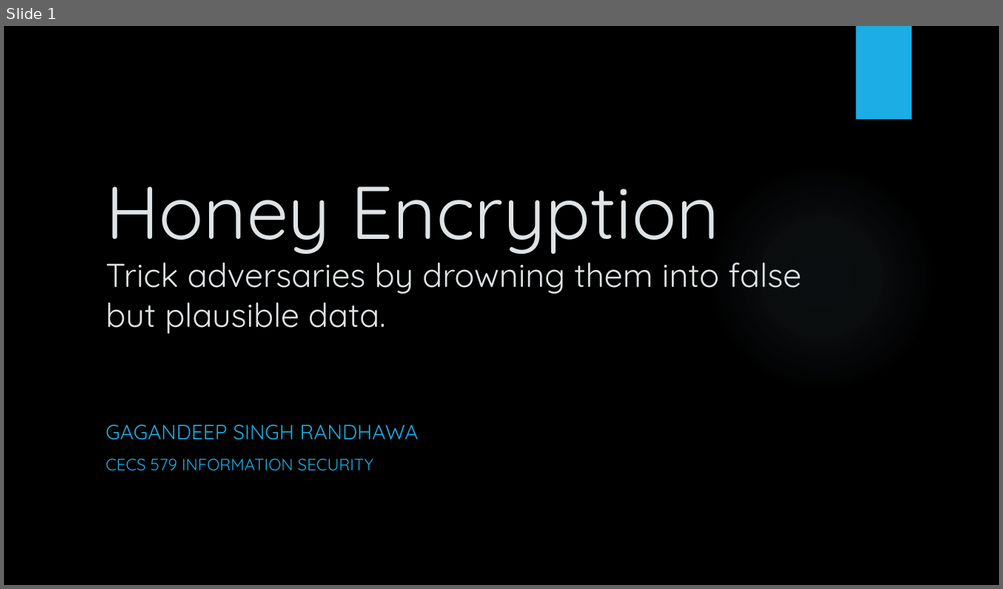
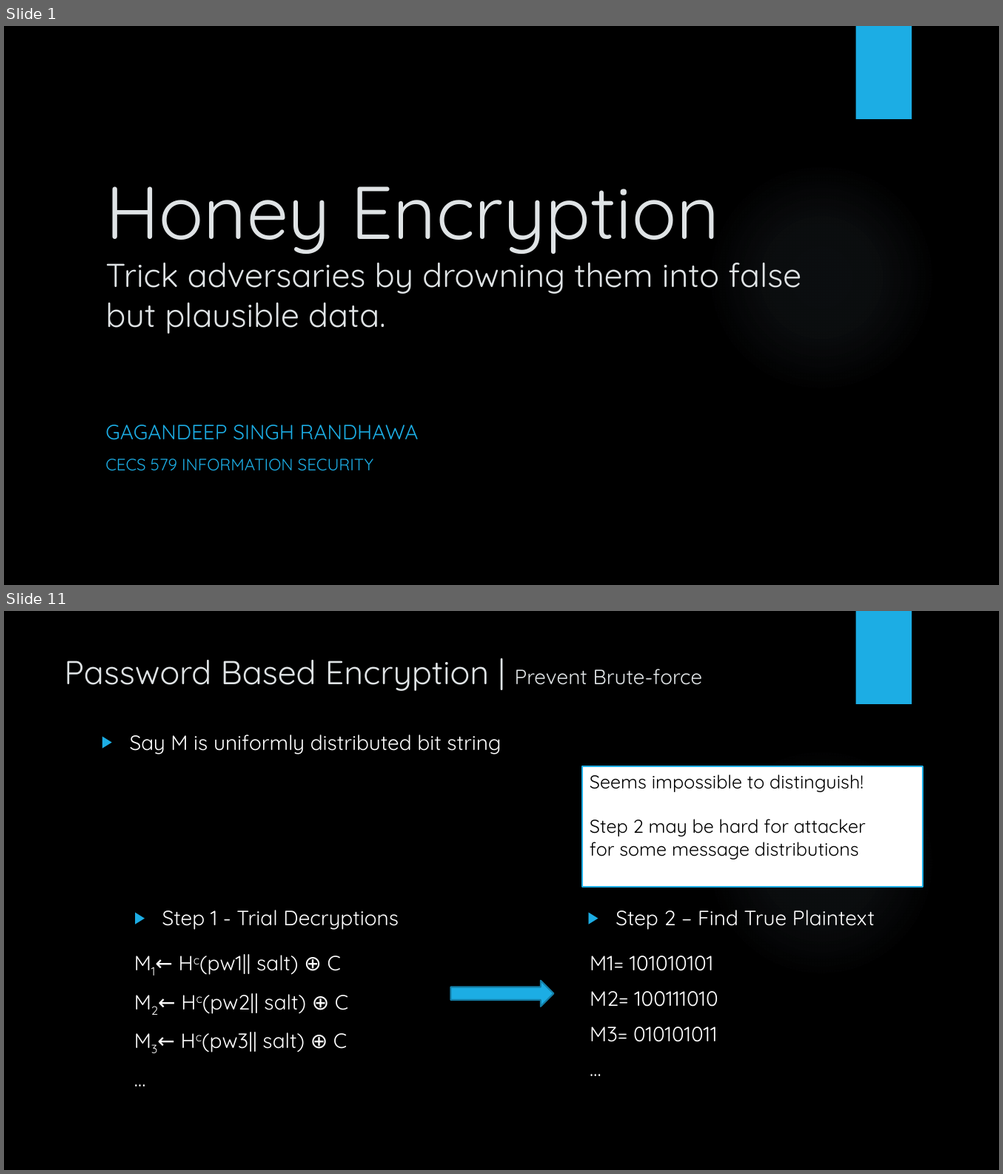
Before and after one commit to gagandeep7717/SecureCall, a slide deck: Presentations/Gagandeepsingh_Randhawa_Survey_Presentation.pptx. Shown one above the other, each under a label of ours: slide 1 before the commit, slides 1 and 11 after it; the slides between them are not shown. The pictures are 1003x589 and 1003x1174 pixels, drawn with LibreOffice and Linux fonts; fonts in the diff are those of the drawing; background and template pictures are left out. Boxes give left, top, right and bottom in pixels: in the first picture for what was removed or moved away, otherwise in the second. Text is boxed around its words. In the diff, an @@ line names an element or a change of style, - is before the commit and + after.

```diff
--- a/Presentations/Gagandeepsingh_Randhawa_Survey_Presentation.pptx
+++ b/Presentations/Gagandeepsingh_Randhawa_Survey_Presentation.pptx
@@ slide 11 added at (x1=4, y1=611, x2=999, y2=1170), background picture (left out); not listed: 2 template elements that a slide beside it also shows @@
@@ title added at (x1=64, y1=660, x2=703, y2=691), 32 pt, text #DFE3E5 @@
+Password Based Encryption | Prevent Brute-force
@@ text added at (x1=130, y1=735, x2=501, y2=755), 20 pt, text #FFFFFF @@
+▶ Say M is uniformly distributed bit string
@@ rectangle added at (x1=582, y1=767, x2=923, y2=888), fill #FFFFFF, outline #1CADE4 1.5 pt, 18 pt, text #000000 @@
+Seems impossible to distinguish!
+Step 2 may be hard for attacker for some message distributions
@@ text added at (x1=162, y1=910, x2=398, y2=930), 20 pt, text #FFFFFF @@
+▶ Step 1 - Trial Decryptions
@@ text added at (x1=615, y1=910, x2=874, y2=930), 20 pt, text #FFFFFF @@
+▶ Step 2 – Find True Plaintext
@@ text added at (x1=199, y1=954, x2=348, y2=1053), 20 pt, text #FFFFFF @@
+M1← Hc(pw1|| salt) ⊕ C
+M2← Hc(pw2|| salt) ⊕ C
+M3← Hc(pw3|| salt) ⊕ C
+…
@@ text added at (x1=589, y1=956, x2=717, y2=1042), 20 pt, text #FFFFFF @@
+M1= 101010101
+M2= 100111010
+M3= 010101011
+…
@@ right arrow added at (x1=451, y1=981, x2=554, y2=1007), fill #1CADE4, outline #1580A9 1.5 pt @@
```
Also in this commit, not shown: 23 other slides added.
